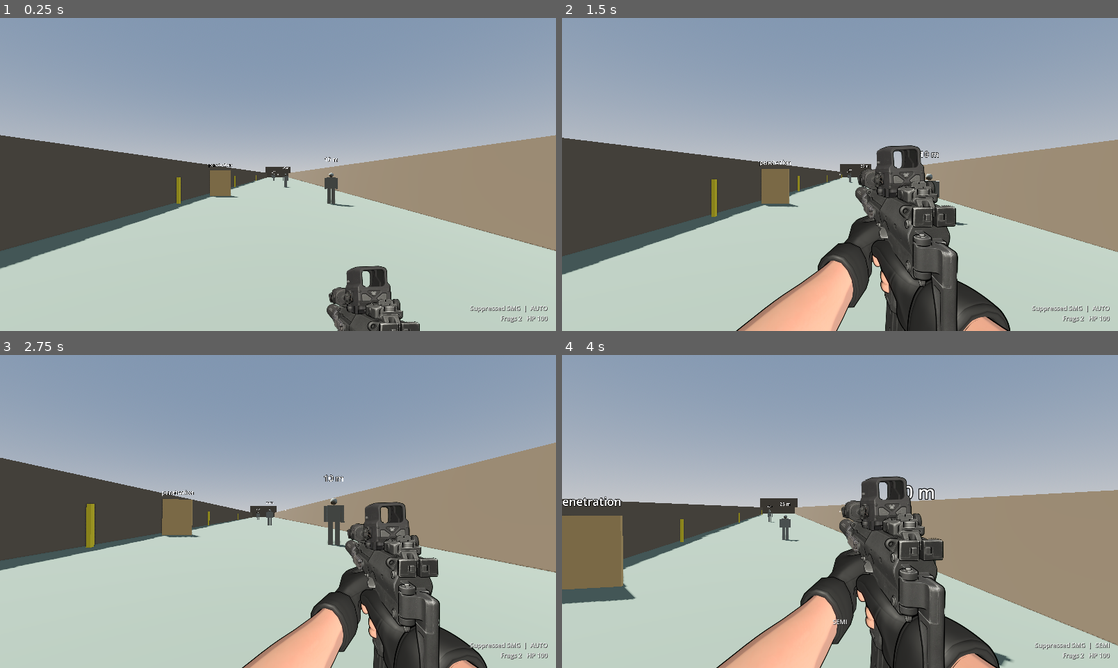
Above: before the commit, frames 1-4 (two rows, left to right).
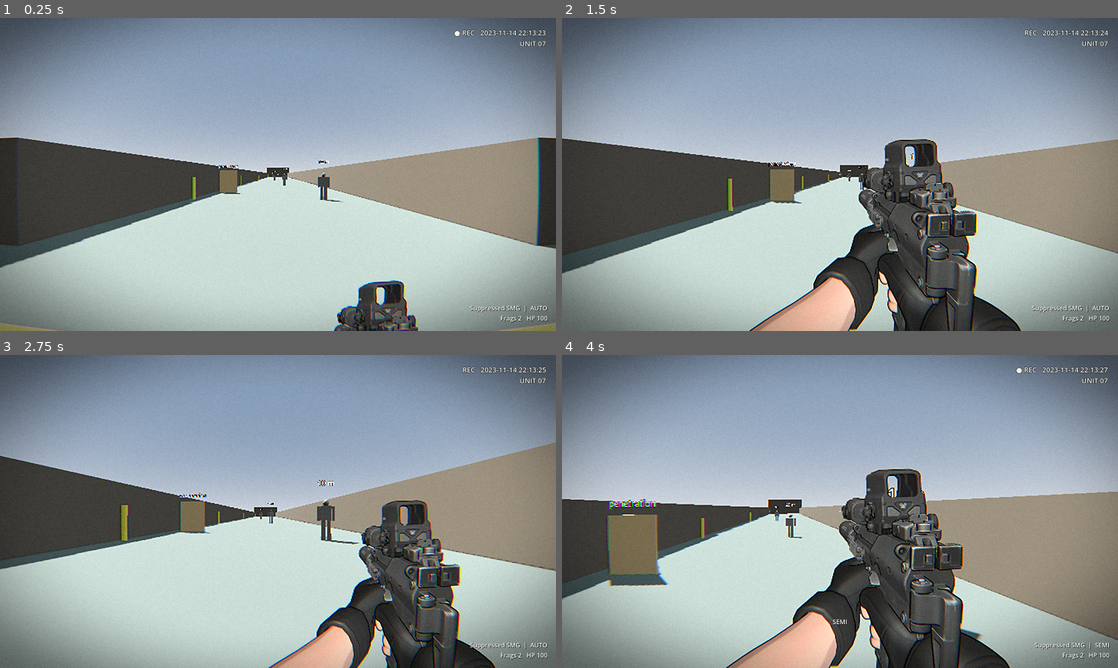
Above: after the commit, the same moments.

Repository: needlehead/DW-TACTICAL-SHOOTER-DEEPSEEK
Game: Godot game, scene res://maps/killhouse.tscn
The game is run twice, just before and just after one commit, with the same random seed, the same clock (stepped at 60 frames per second) and the same inputs.
Inputs (mouse positions are in pixels of both pictures, inside the frame that each line leads up to):
- Up to frame 1 (0.25 s): no input
- Up to frame 2 (1.5 s): move the mouse to (867, 174) at 0.52 s; hold Right mouse button (ads) 0.53-1.28 s; hold W (move_forward) from 0.53 s (still down); tap Space (jump) at 0.77 s; move the mouse to (812, 174) at 1.27 s; right-click (812, 174) at 1.35 s
- Up to frame 3 (2.75 s): keep holding W (move_forward); tap Space (jump) at 1.52 s; move the mouse to (289, 505) at 2.02 s; hold C (crouch) from 2.03 s (still down); right-click (289, 505) at 2.3 s
- Up to frame 4 (4 s): keep holding W (move_forward); move the mouse to (834, 517) at 2.77 s; release C (crouch) at 2.78 s; click (834, 517) at 2.85 s; tap Space (jump) at 3.02, 3.77 s; right-click (834, 517) at 3.05 s; move the mouse to (878, 514) at 3.52 s; hold Right mouse button (ads) from 3.53 s (still down); tap B (fire_mode) at 3.6 s

The runs differ from the first frame. In frame 1, 23% of the frame differs, in the area x 0-100%, y 0-100%; in frame 2, 29%; in frame 3, 29%; in frame 4, 33%.

Commit message:
Bodycam post-process (barrel lens, aberration, sharpen, grade, vignette, grain, REC overlay), F3 toggle, HUD markers follow the lens
Co-Authored-By: Claude Opus 5.5 <noreply@anthropic.com>

Diff:
--- a/player/player.tscn
+++ b/player/player.tscn
@@ -13,6 +13,8 @@
 [ext_resource type="Script" path="res://ui/debug_panel.gd" id="14_debug"]
 [ext_resource type="Script" path="res://player/sprite_viewmodel.gd" id="15_sprite"]
 [ext_resource type="Script" path="res://player/muzzle_smoke.gd" id="16_smoke"]
+[ext_resource type="Script" path="res://ui/bodycam.gd" id="17_bodycam"]
+[ext_resource type="Shader" path="res://ui/bodycam.gdshader" id="18_bodycam_shader"]
 
 [sub_resource type="CapsuleShape3D" id="capsule"]
 radius = 0.3
@@ -23,6 +25,10 @@
 
 [sub_resource type="SphereShape3D" id="head"]
 radius = 0.13
+
+[sub_resource type="ShaderMaterial" id="bodycam_mat"]
+shader = ExtResource("18_bodycam_shader")
+shader_parameter/distortion = 0.22
 
 [node name="Player" type="CharacterBody3D"]
 collision_layer = 2
@@ -103,8 +109,21 @@
 [node name="Shape" type="CollisionShape3D" parent="LeanPivot/Head/HeadHitbox"]
 shape = SubResource("head")
 
+[node name="PostFXLayer" type="CanvasLayer" parent="."]
+layer = 2
+
+[node name="Bodycam" type="ColorRect" parent="PostFXLayer"]
+material = SubResource("bodycam_mat")
+anchors_preset = 15
+anchor_right = 1.0
+anchor_bottom = 1.0
+grow_horizontal = 2
+grow_vertical = 2
+mouse_filter = 2
+script = ExtResource("17_bodycam")
+
 [node name="HUDLayer" type="CanvasLayer" parent="."]
-layer = 2
+layer = 3
 
 [node name="HUD" type="Control" parent="HUDLayer"]
 layout_mode = 3
--- a/project.godot
+++ b/project.godot
@@ -146,6 +146,11 @@
 "events": [Object(InputEventKey,"resource_local_to_scene":false,"resource_name":"","device":16,"window_id":0,"alt_press …(195 unchanged characters)…
 ]
 }
+toggle_bodycam={
+"deadzone": 0.2,
+"events": [Object(InputEventKey,"resource_local_to_scene":false,"resource_name":"","device":16,"window_id":0,"alt_pressed":false,"shift_pressed":false,"ctrl_pressed":false,"meta_pressed":false,"pressed":false,"keycode":0,"physical_keycode":4194334,"key_label":0,"unicode":0,"location":0,"echo":false,"script":null)
+]
+}
 
 [layer_names]
 
--- a/tests/smoke_test.gd
+++ b/tests/smoke_test.gd
@@ -116,6 +116,12 @@
 	_check(blast_target.health.dead, "grenade 1.1 m away kills")
 	Game.reset_level()
 	_check(not target.health.dead and w.mag == 29, "reset revives dummies and refills ammo")
+	# HUD markers through the bodycam lens: to_screen() must invert the shader's distortion.
+	var cam_fx := level.get_node("Player/PostFXLayer/Bodycam") as Bodycam
+	var vp := cam_fx.get_viewport_rect().size
+	for q: Vector2 in [vp * 0.5, vp * Vector2(0.3, 0.7), vp * Vector2(0.9, 0.1)]:
+		var on_screen := cam_fx.to_screen(q)
+		_check(cam_fx.distort(on_screen / vp, vp.x / vp.y).distance_to(q / vp) < 0.001, "bodycam lens inverse at %s" % q)
 	var panel := level.get_node("Player/HUDLayer/DebugPanel")
 	panel.visible = true
 	panel.call("_bind")
--- /dev/null
+++ b/ui/bodycam.gd
@@ -0,0 +1,68 @@
+class_name Bodycam
+extends ColorRect
+## Bodycam look: full-screen post-process over the world and weapon sprite (HUD stays undistorted on
+## a higher layer), a REC/timestamp overlay, and a wider FOV while on. F3 toggles it.
+
+@export var enabled := true
+@export var bodycam_fov := 95.0  ## vertical FOV while on; the lens magnifies the centre, so go wider
+@export var device_label := "UNIT 07"
+
+var _normal_fov := 75.0
+var _overlay: Label
+
+@onready var player: Player = owner
+
+
+func _ready() -> void:
+	mouse_filter = Control.MOUSE_FILTER_IGNORE
+	_normal_fov = player.base_fov
+	_overlay = Label.new()
+	_overlay.add_theme_font_size_override("font_size", 20)
+	_overlay.add_theme_color_override("font_color", Color(0.95, 0.95, 0.9))
+	_overlay.add_theme_color_override("font_outline_color", Color(0, 0, 0, 0.8))
+	_overlay.add_theme_constant_override("outline_size", 4)
+	_overlay.horizontal_alignment = HORIZONTAL_ALIGNMENT_RIGHT
+	add_child(_overlay)
+	_overlay.set_anchors_and_offsets_preset(Control.PRESET_TOP_RIGHT, Control.PRESET_MODE_MINSIZE, 28)
+	_overlay.grow_horizontal = Control.GROW_DIRECTION_BEGIN
+	_apply()
+
+
+func _unhandled_input(event: InputEvent) -> void:
+	if event.is_action_pressed("toggle_bodycam"):
+		enabled = not enabled
+		_apply()
+
+
+func _apply() -> void:
+	visible = enabled
+	player.base_fov = bodycam_fov if enabled else _normal_fov
+
+
+func _process(_delta: float) -> void:
+	if not visible:
+		return
+	var blink := "●" if int(Time.get_ticks_msec() / 500.0) % 2 == 0 else "  "
+	_overlay.text = "%s REC   %s\n%s" % [blink, Time.get_datetime_string_from_system(false, true), device_label]
+
+
+## Where a point of the undistorted image ends up on screen (inverse of the shader lookup),
+## so HUD markers sit on what they point at. Fixed-point iteration; converges fast for mild lenses.
+func to_screen(p: Vector2) -> Vector2:
+	if not visible:
+		return p
+	var vp := get_viewport_rect().size
+	var target := p / vp
+	var uv := target
+	for i in 6:
+		uv += target - distort(uv, vp.x / vp.y)
+	return uv * vp
+
+
+func distort(uv: Vector2, aspect: float) -> Vector2:
+	var param: Variant = (material as ShaderMaterial).get_shader_parameter("distortion")
+	var k: float = param if param != null else 0.22
+	var d := uv - Vector2(0.5, 0.5)
+	var da := d * Vector2(aspect, 1.0)
+	var corner := (aspect * aspect + 1.0) * 0.25
+	return Vector2(0.5, 0.5) + d * (1.0 + k * da.dot(da)) / (1.0 + k * corner)
--- /dev/null
+++ b/ui/bodycam.gdshader
@@ -0,0 +1,53 @@
+shader_type canvas_item;
+// Bodycam post-process: wide-lens barrel distortion, edge chromatic aberration, over-sharpening,
+// washed-out grade, vignette and grain. Reads everything drawn below it (3D world + weapon sprite).
+
+uniform sampler2D screen_tex : hint_screen_texture, filter_linear, repeat_disable;
+uniform float distortion : hint_range(0.0, 1.0) = 0.22;  // barrel strength; corners stay pinned to corners
+uniform float aberration : hint_range(0.0, 0.03) = 0.006;  // R/B split, grows toward the edges
+uniform float sharpen : hint_range(0.0, 2.0) = 0.6;
+uniform float saturation : hint_range(0.0, 1.5) = 0.8;
+uniform float contrast : hint_range(0.5, 1.5) = 1.12;
+uniform float brightness : hint_range(-0.2, 0.2) = 0.02;
+uniform vec3 tint = vec3(0.98, 1.0, 1.02);
+uniform float vignette : hint_range(0.0, 1.0) = 0.55;
+uniform float grain : hint_range(0.0, 0.3) = 0.05;
+
+// Must match Bodycam.distort() in bodycam.gd (used to place HUD markers).
+vec2 distort(vec2 uv, float aspect) {
+	vec2 d = uv - 0.5;
+	vec2 da = d * vec2(aspect, 1.0);
+	float corner = (aspect * aspect + 1.0) * 0.25;
+	return 0.5 + d * (1.0 + distortion * dot(da, da)) / (1.0 + distortion * corner);
+}
+
+float hash(vec2 p) {
+	return fract(sin(dot(p, vec2(12.9898, 78.233))) * 43758.5453);
+}
+
+void fragment() {
+	vec2 px = SCREEN_PIXEL_SIZE;
+	float aspect = px.y / px.x;
+	vec2 uv = distort(SCREEN_UV, aspect);
+	vec2 from_c = uv - 0.5;
+
+	vec3 col = texture(screen_tex, uv).rgb;
+	col.r = texture(screen_tex, 0.5 + from_c * (1.0 + aberration)).r;
+	col.b = texture(screen_tex, 0.5 + from_c * (1.0 - aberration)).b;
+
+	// Unsharp mask: cheap cameras over-sharpen.
+	vec3 blur = (texture(screen_tex, uv + vec2(px.x, 0.0) * 1.5).rgb + texture(screen_tex, uv - vec2(px.x, 0.0) * 1.5).rgb
+		+ texture(screen_tex, uv + vec2(0.0, px.y) * 1.5).rgb + texture(screen_tex, uv - vec2(0.0, px.y) * 1.5).rgb) * 0.25;
+	col += (col - blur) * sharpen;
+
+	float lum = dot(col, vec3(0.299, 0.587, 0.114));
+	col = mix(vec3(lum), col, saturation);
+	col = (col - 0.5) * contrast + 0.5 + brightness;
+	col *= tint;
+
+	float edge = dot(SCREEN_UV - 0.5, SCREEN_UV - 0.5) * 2.0;  // 0 centre, 1 corner
+	col *= 1.0 - vignette * smoothstep(0.25, 1.0, edge);
+	col += (hash(SCREEN_UV * 1000.0 + fract(TIME * 7.13)) - 0.5) * grain;
+
+	COLOR = vec4(clamp(col, 0.0, 1.0), 1.0);
+}
--- a/ui/hud.gd
+++ b/ui/hud.gd
@@ -17,6 +17,7 @@
 var _center: Label
 
 @onready var player: Player = owner
+@onready var bodycam: Bodycam = owner.get_node("PostFXLayer/Bodycam")
 
 
 func _ready() -> void:
@@ -86,7 +87,7 @@
 	var aim := cam.global_position - player.aim_basis().z * 50.0
 	var c := size * 0.5
 	if not cam.is_position_behind(aim):
-		c = cam.unproject_position(aim)
+		c = bodycam.to_screen(cam.unproject_position(aim))
 	if show_aim_dot and player.alive:
 		draw_circle(c, 2.0, Color(1, 1, 1, 0.6))
 	if _hit_t > 0.0:
Not shown, added: ui/bodycam.gd.uid
Not shown, added: ui/bodycam.gdshader.uid
